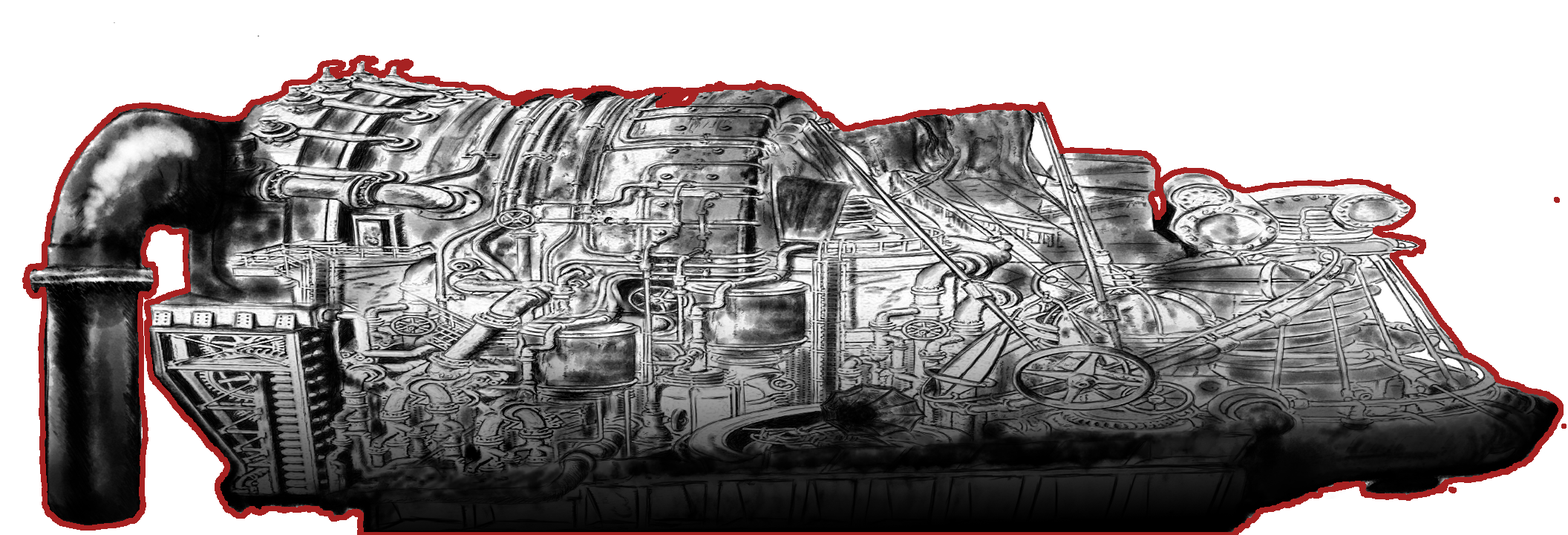
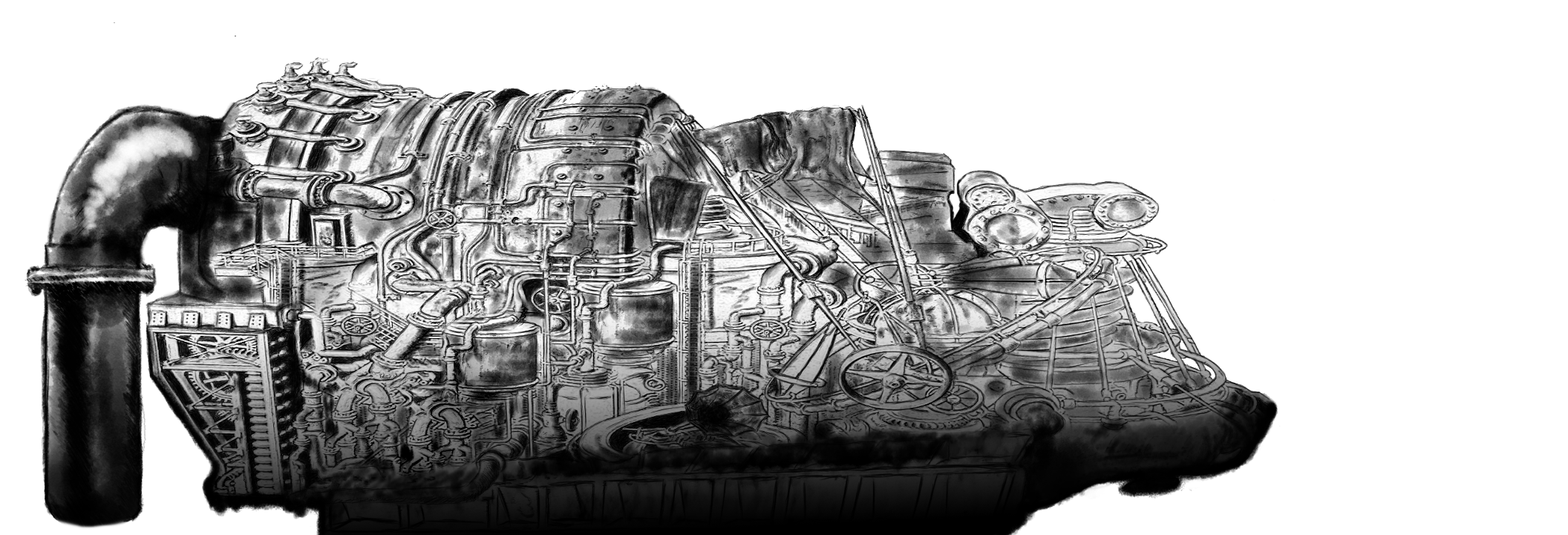
Before/after of a w=1568, h=535 layered artwork. What changed in the layer stack:
hid "Layer", painted on it over [22, 54, 1567, 535]
painted on "Jengine.png" over [144, 35, 1566, 535]
